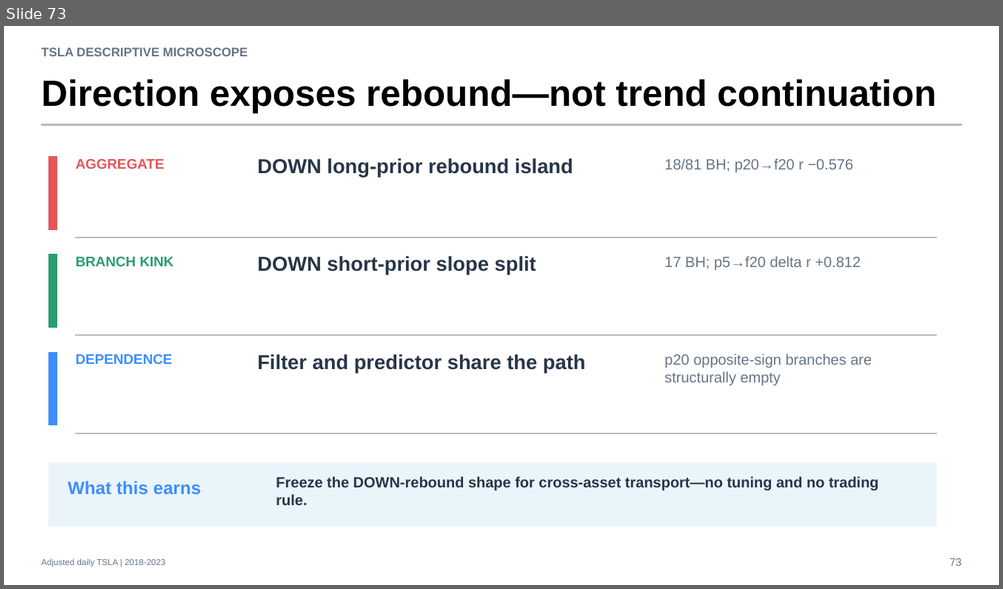
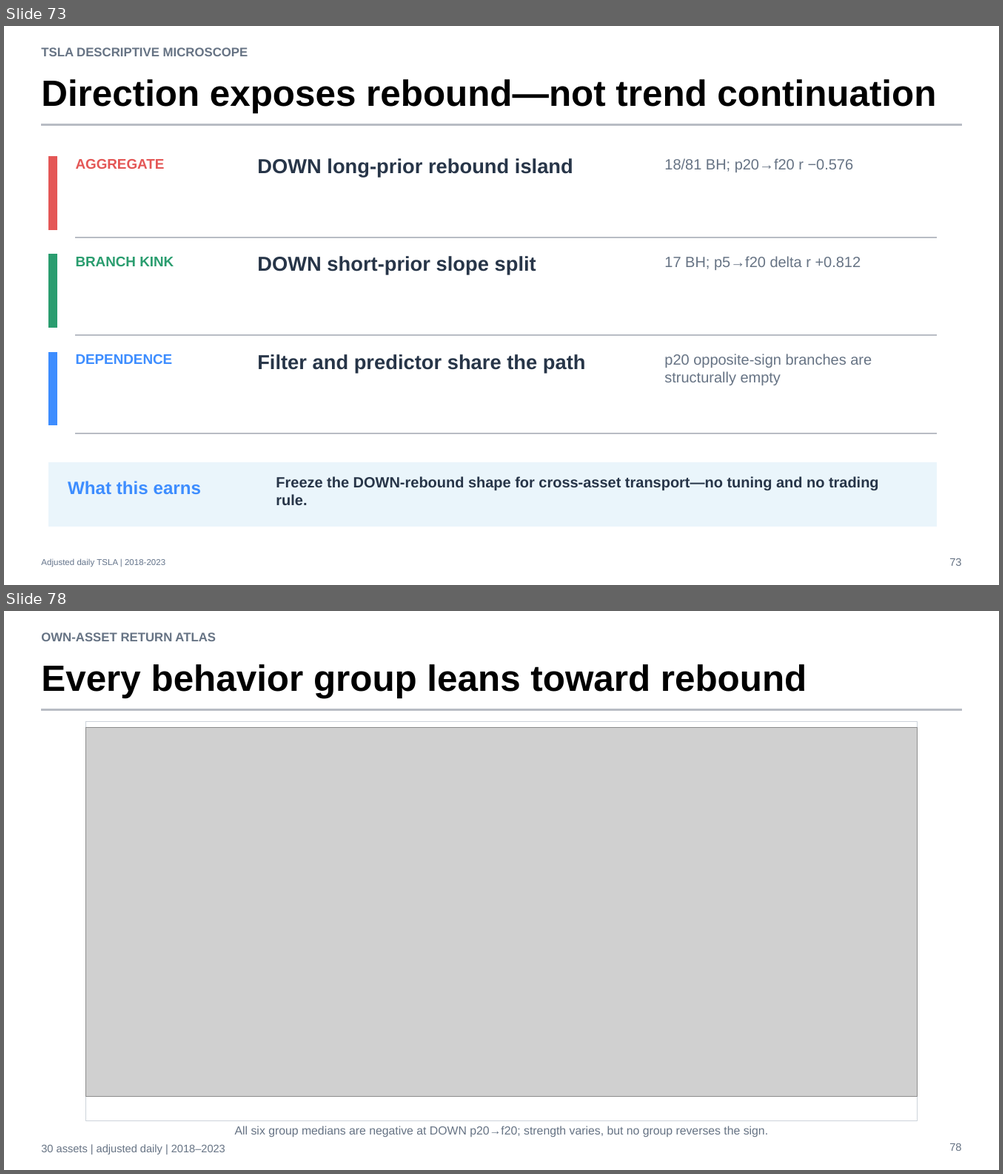
Before and after one commit to Francisc0Franc0/Time-Series-Modeling-Gen5, a slide deck: operator_hypothesis_lab/presentations/tsla_descriptive_microscope_evidence.pptx. Shown one above the other, each under a label of ours: slide 73 before the commit, slides 73 and 78 after it; the slides between them are not shown. The pictures are 1003x589 and 1003x1174 pixels, drawn with LibreOffice and Linux fonts; fonts in the diff are those of the drawing; grey boxes stand for pictures. Boxes give left, top, right and bottom in pixels: in the first picture for what was removed or moved away, otherwise in the second. Text is boxed around its words. In the diff, an @@ line names an element or a change of style, - is before the commit and + after.

Commit message:
Add balanced own-asset return geometry atlas

```diff
--- a/operator_hypothesis_lab/presentations/tsla_descriptive_microscope_evidence.pptx
+++ b/operator_hypothesis_lab/presentations/tsla_descriptive_microscope_evidence.pptx
@@ slide 78 added at (4,611,999,1170), background #FFFFFF @@
@@ text added at (41,632,216,641), 12 pt, text #667384, bold @@
+OWN-ASSET RETURN ATLAS
@@ text added at (41,664,806,698), 35.2 pt, text #000000, bold @@
+Every behavior group leans toward rebound
@@ rectangle added at (41,709,962,710), fill #B8BCC4, outline #B8BCC4 0 pt @@
@@ rectangle added at (85,721,917,1122), fill #FFFFFF, outline #CDD3DA 0.75 pt @@
@@ picture added at (85,727,917,1096) @@
@@ text added at (235,1126,768,1138), 11.2 pt, text #667384 @@
+All six group medians are negative at DOWN p20→f20; strength varies, but no group reverses the sign.
@@ text added at (41,1145,225,1155), 10.5 pt, text #667384 @@
+30 assets | adjusted daily | 2018–2023
@@ text added at (949,1144,961,1151), 10.5 pt, text #667384 @@
+78
```
Also in this commit, not shown: 8 other slides added, 8 other files.
